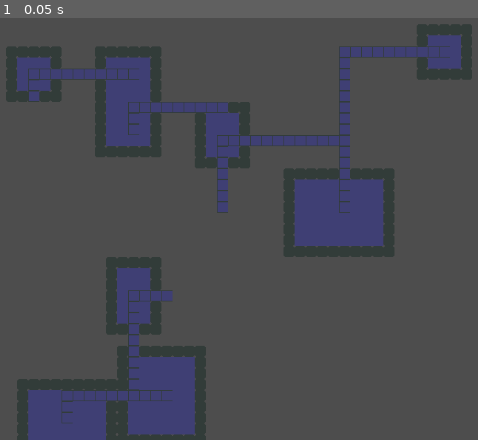
Above: before the commit, frame 1.
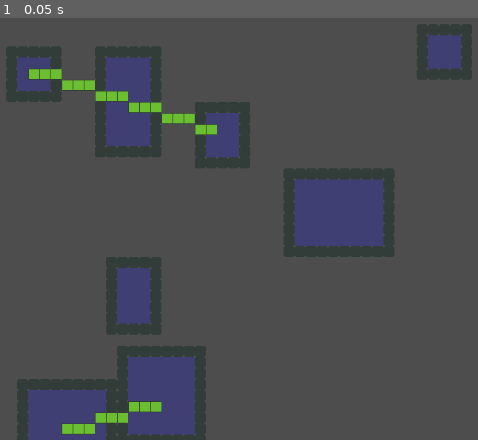
Above: after the commit, the same moment.

Repository: JBlitzar/RogueLike
Game: Godot game, scene res://RoomLevel.tscn
Two runs of this game, one before a commit and one after it. Both use one fixed random seed, a clock stepped at 60 frames per second and the inputs below.
Inputs:
- Up to frame 1 (0.05 s): no input

The runs differ from the first frame. In frame 1, 4.5% of the frame differs, in the area x 5-95%, y 6-99%.

Commit message:
may 9 nick: Start nav grid, half-fix line formula

Diff:
--- /dev/null
+++ b/NavigationGrid.gd
@@ -0,0 +1,5 @@
+extends RefCounted
+class_name NavigationGrid
+var tileGrid
+func _init(tilemap):
+	pass
--- /dev/null
+++ b/NavigationTile.gd
@@ -0,0 +1,5 @@
+extends RefCounted
+class_name NavigationTile
+var contents: String
+func _init(tileContents):
+	self.contents = tileContents
--- a/Passage.gd
+++ b/Passage.gd
@@ -12,7 +12,46 @@
 func render_connection(tilemap):
 	var start = self.r1.get_center()
 	var end = self.r2.get_center()
+	#var line = Line2D.new()
+	#line.add_point(Vector2(start[0]*16,start[1]*16))
+	#line.add_point(Vector2(end[0]*16,end[1]*16))
+	#tilemap.add_child(line)
+	var dy = (start[1]-end[1])
+	var dx = (start[0]-end[0])
+	var slope = dy/dx
+	var prevX
+	var prevY
+	for x in range(start[0],end[0]):
+		var gapY=start[1]+dy*(x-start[0])/dx
+		place_tile(x,gapY,tilemap)
+		if slope > 1:
+			if prevX and prevY:
+				for y in range(prevY,gapY):
+					place_tile(x,y,tilemap)
+			#2 points, x,gapY, nextX,nextgapy
+		prevX = x
+		prevY = gapY
+	"""place_tile(start[0],start[1],tilemap)
+	var curRise = 0
+	var curRun = 1
+	var curX = start[0]
+	var curY = start[1]
+
+	OS.delay_msec(500)
+	while true:
+		if curRise/curRun < slope:
+			curX += 1
+			place_tile(curX,curY,tilemap)
+		else:
+			curY += 1
+			place_tile(curX,curY,tilemap)
+		curRise = curX-start[0]
+		curRun = curY-start[1]
+		if curX == end[0] and curY == end[1]:
+			break;
+
+
 	for i in range(min(start[0],end[0]),max(start[0],end[0])+1):
 		place_tile(i,min(start[1],end[1]),tilemap)
 	for j in range(min(start[1],end[1]),max(start[1],end[1])):
-		place_tile(min(start[0],end[0]),j,tilemap)
+		place_tile(min(start[0],end[0]),j,tilemap)"""
Binary file changed: Tiles.aseprite
Binary file changed: Tiles.png
